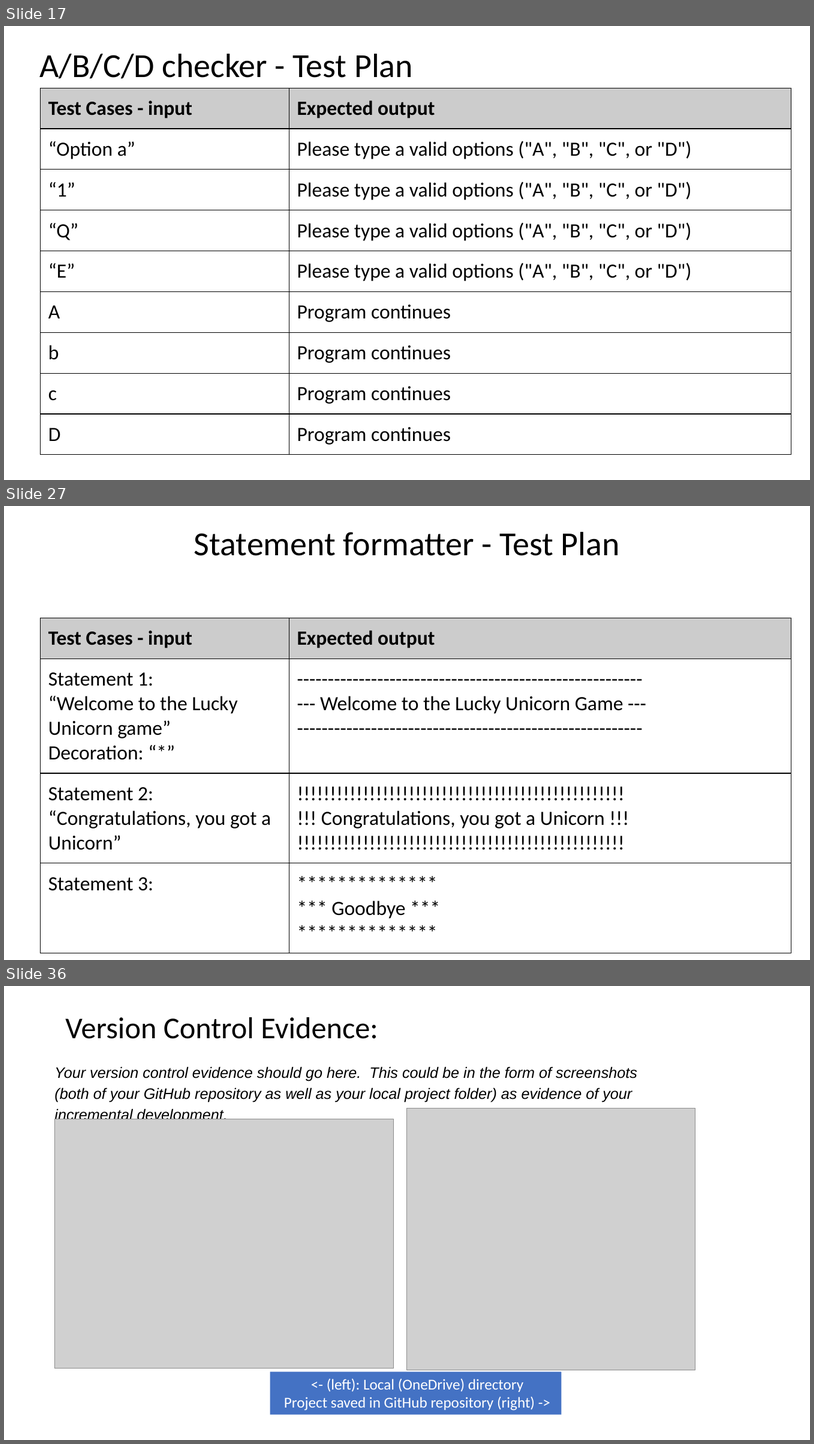
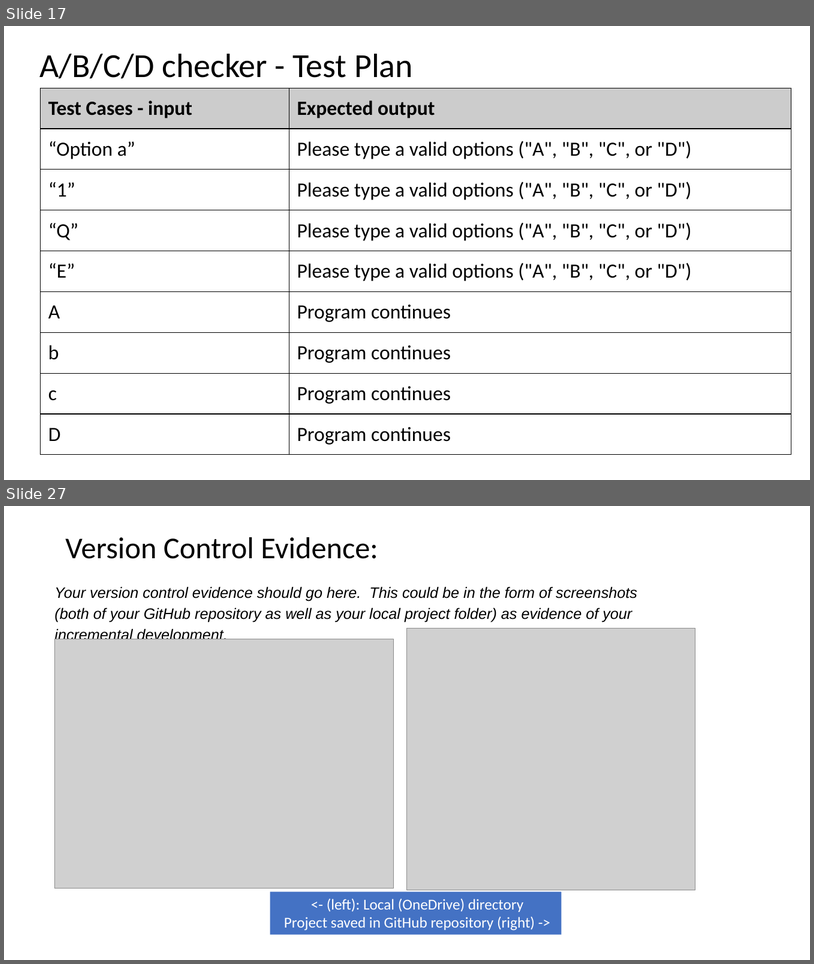
Before and after one commit to twschool/Assessment, a slide deck: Maori quiz documentation.pptx. Shown one above the other, each under a label of ours: slides 17, 27 and 36 before the commit, slides 17 and 27 after it; the slides between them are not shown. The pictures are 814x1444 and 814x964 pixels, drawn with LibreOffice and Linux fonts; fonts in the diff are those of the drawing; grey boxes stand for pictures. Boxes give left, top, right and bottom in pixels: in the first picture for what was removed or moved away, otherwise in the second. Text is boxed around its words. In the diff, an @@ line names an element or a change of style, - is before the commit and + after.

```diff
--- a/Maori quiz documentation.pptx
+++ b/Maori quiz documentation.pptx
@@ slide 27 removed at bbox=[4, 506, 810, 960], background #FFFFFF @@
@@ title removed at bbox=[194, 532, 620, 556] @@
-Statement formatter - Test Plan
@@ table removed at bbox=[40, 618, 792, 949], 4 rows, 2 columns @@
-Test Cases - input | Expected output
-Statement 1: / “Welcome to the Lucky Unicorn game” / Decoration: “*” | -------------------------------------------------------- / --- Welcome to the Lucky Unicorn Game --- / --------------------------------------------------------
-Statement 2: / “Congratulations, you got a Unicorn” | !!!!!!!!!!!!!!!!!!!!!!!!!!!!!!!!!!!!!!!!!!!!!!!!!! / !!! Congratulations, you got a Unicorn !!! / !!!!!!!!!!!!!!!!!!!!!!!!!!!!!!!!!!!!!!!!!!!!!!!!!!
-Statement 3: | ************** / *** Goodbye *** / **************
@@ what was slide 36 is now slide 27 @@
```
Also in this commit, not shown: 6 slides changed, 2 slides added, 10 other slides removed, 1 other file.
